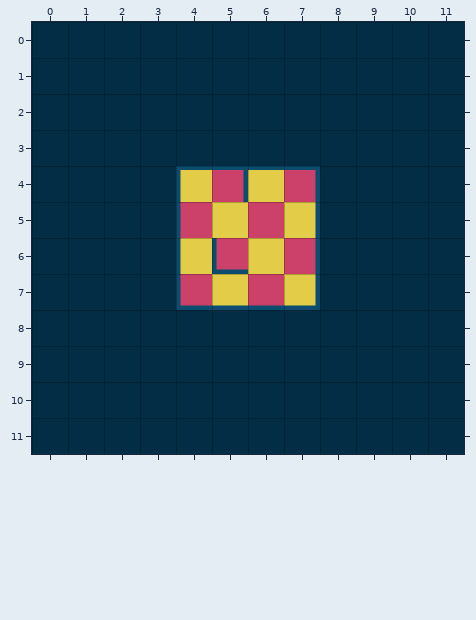
An edit to a level. Tiled map, RoachEscape/assets/data/level0.tmx. Above is the file before it was changed.
Cells are 64x64 px. Shown: x 0..11, y 0..11.
After the commit:
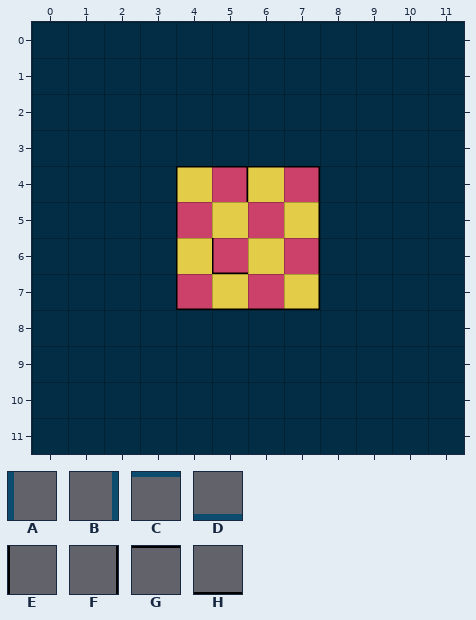
Key: from "tileset_00": A 4, B 5, C 6, D 7, E 8, F 9, G 10, H 11.
_ is an empty cell.
Edits made:
{"where": "layer \"left\""}
{"y":4,"x":4,"old":"A","new":"E"}
{"y":5,"x":4,"old":"A","new":"E"}
{"y":6,"x":4,"old":"AA","new":"EE"}
{"y":7,"x":4,"old":"A","new":"E"}
{"where": "layer \"right\""}
{"y":4,"x":5,"old":"B","new":"F"}
{"y":4,"x":7,"old":"B","new":"F"}
{"y":5,"x":7,"old":"B","new":"F"}
{"y":6,"x":7,"old":"B","new":"F"}
{"y":7,"x":7,"old":"B","new":"F"}
{"where": "layer \"up\""}
{"y":4,"x":4,"old":"CCCC","new":"GGGG"}
{"where": "layer \"down\""}
{"y":6,"x":5,"old":"D","new":"H"}
{"y":7,"x":4,"old":"DDDD","new":"HHHH"}
